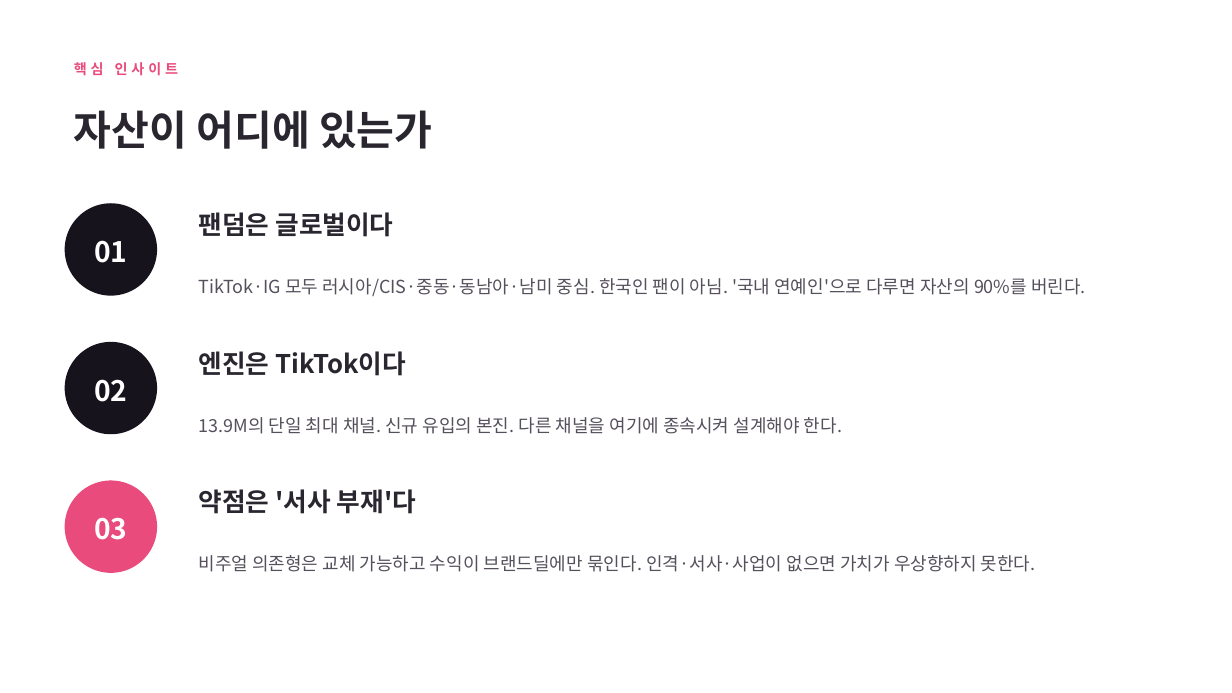
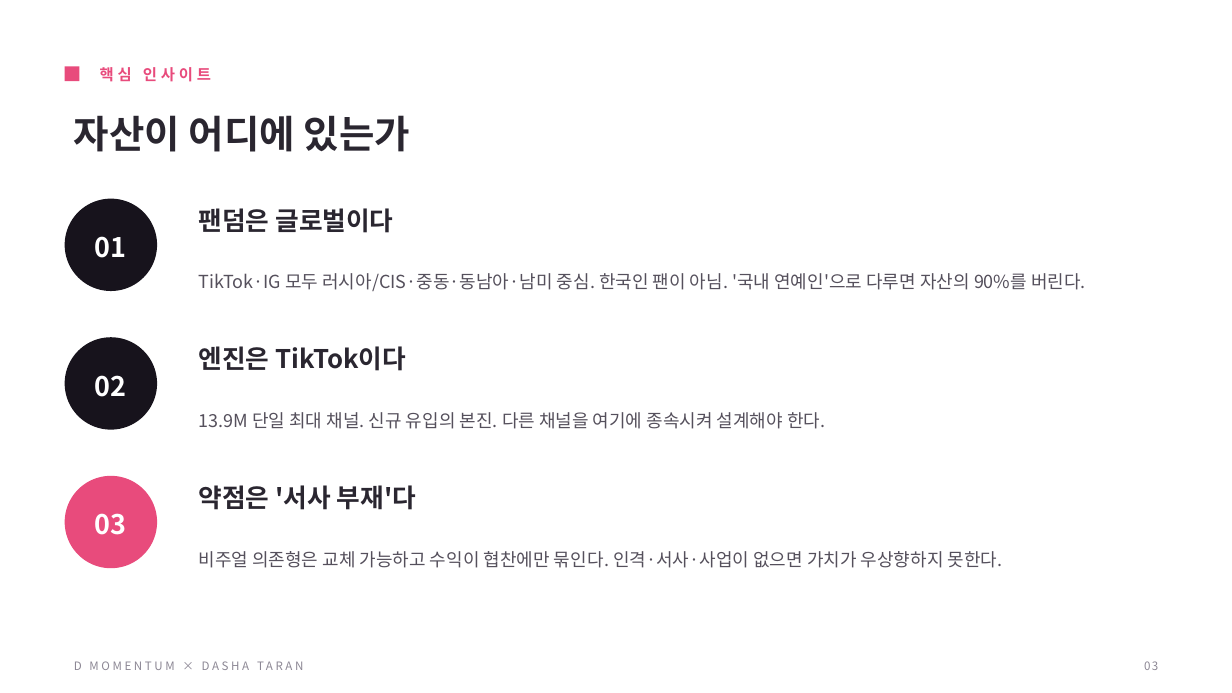
Before and after one commit to gimyedalm-collab/todo-list, a slide deck: slide 3 of dasha-momentum/다샤타란_D모멘텀_마케팅전략.pptx. Drawn at 1232x693 pixels with LibreOffice and Linux fonts; fonts in the diff are those of the drawing. Boxes give left, top, right and bottom in pixels: in the first picture for what was removed or moved away, otherwise in the second. Text is boxed around its words. In the diff, an @@ line names an element or a change of style, - is before the commit and + after.

```diff
--- a/dasha-momentum/다샤타란_D모멘텀_마케팅전략.pptx
+++ b/dasha-momentum/다샤타란_D모멘텀_마케팅전략.pptx
@@ text "핵심 인사이트": place and size @@
-text "핵심 인사이트" at <box>74,62,179,76</box>
+text "핵심 인사이트" at <box>100,67,211,82</box>
@@ text "핵심 인사이트" at <box>100,67,211,82</box>: size 11 to 12 pt @@
@@ rectangle added at <box>65,67,79,81</box>, fill #E84B7C @@
@@ text "자산이 어디에 있는가" at <box>74,115,410,152</box>: size 32 to 30 pt @@
@@ 3 texts, 3 ellipses: place and size @@
-3 texts, 3 ellipses at <box>65,203,416,573</box>
+3 texts, 3 ellipses at <box>65,199,416,568</box>
@@ text "TikTok·IG 모두 러시아/CIS·중동·동남아·남미 중심. 한국인 ...": place and size @@
-text "TikTok·IG 모두 러시아/CIS·중동·동남아·남미 중심. 한국인 ..." at <box>199,278,1086,296</box>
+text "TikTok·IG 모두 러시아/CIS·중동·동남아·남미 중심. 한국인 ..." at <box>199,273,1086,291</box>
@@ size 22 to 21 pt in 3 elements at <box>95,236,127,258</box>, <box>95,513,127,535</box>, <box>95,375,127,397</box> @@
@@ text at <box>199,412,826,429</box>: text changed @@
-13.9M의 단일 최대 채널. 신규 유입의 본진. 다른 채널을 여기에 종속시켜 설계해야 한다.
+13.9M 단일 최대 채널. 신규 유입의 본진. 다른 채널을 여기에 종속시켜 설계해야 한다.
@@ text at <box>199,551,1003,568</box>: text changed @@
-비주얼 의존형은 교체 가능하고 수익이 브랜드딜에만 묶인다. 인격·서사·사업이 없으면 가치가 우상향하지 못한다.
+비주얼 의존형은 교체 가능하고 수익이 협찬에만 묶인다. 인격·서사·사업이 없으면 가치가 우상향하지 못한다.
@@ text added at <box>74,661,303,670</box>, 9 pt, text #8C8794 @@
+D MOMENTUM × DASHA TARAN
@@ text added at <box>1144,661,1158,670</box>, 9 pt, text #8C8794 @@
+03
```
Also in this commit, not shown: 7 other slides changed, 9 slides added, 1 slide removed, 1 other file.
